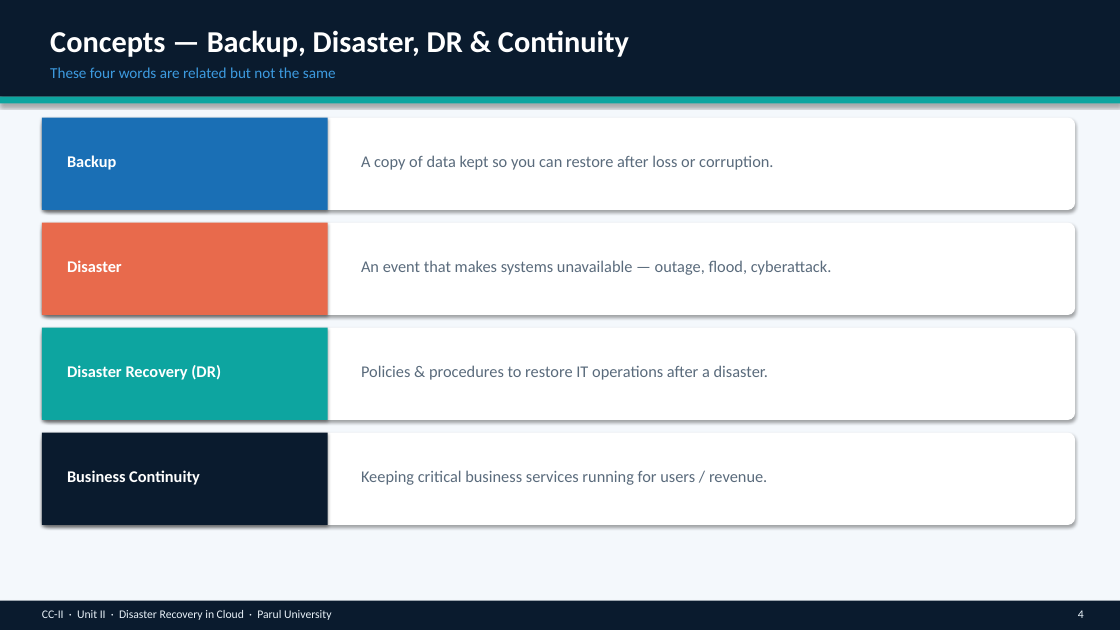
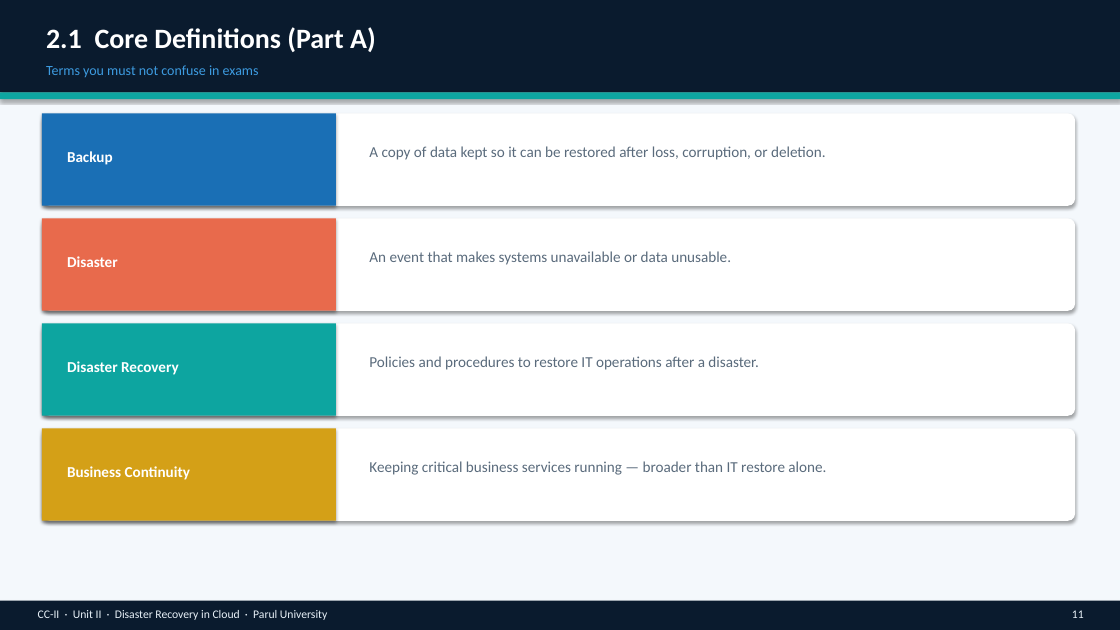
Before and after one commit to professorbhakta/cloud-II, a slide deck: slide 11 of ppt/CC-II-Unit-II-Disaster-Recovery-in-Cloud.pptx (slide 4 before the commit). Drawn at 1120x630 pixels with LibreOffice and Linux fonts; fonts in the diff are those of the drawing. Boxes give left, top, right and bottom in pixels: in the first picture for what was removed or moved away, otherwise in the second. Text is boxed around its words. In the diff, an @@ line names an element or a change of style, - is before the commit and + after.

```diff
--- a/ppt/CC-II-Unit-II-Disaster-Recovery-in-Cloud.pptx
+++ b/ppt/CC-II-Unit-II-Disaster-Recovery-in-Cloud.pptx
@@ rectangle: place and size @@
-rectangle at box(0, 0, 1120, 97)
+rectangle at box(0, 0, 1120, 92)
@@ text at box(46, 27, 376, 52): text changed; size 26 to 24 pt @@
-Concepts — Backup, Disaster, DR & Continuity
+2.1 Core Definitions (Part A)
@@ text at box(46, 65, 259, 77): text changed; size 13 to 12 pt @@
-These four words are related but not the same
+Terms you must not confuse in exams
@@ rectangle: place and size @@
-rectangle at box(42, 118, 328, 210)
+rectangle at box(42, 113, 336, 206)
@@ text at box(369, 146, 826, 160): text changed; size 14 to 13 pt @@
-A copy of data kept so you can restore after loss or corruption.
+A copy of data kept so it can be restored after loss, corruption, or deletion.
@@ rectangle: place and size @@
-rectangle at box(42, 223, 328, 315)
+rectangle at box(42, 218, 336, 311)
@@ text at box(369, 251, 731, 265): text changed; size 14 to 13 pt @@
-An event that makes systems unavailable — outage, flood, cyberattack.
+An event that makes systems unavailable or data unusable.
@@ rectangle: place and size @@
-rectangle at box(42, 328, 328, 420)
+rectangle at box(42, 323, 336, 416)
@@ text at box(369, 356, 758, 370): text changed; size 14 to 13 pt @@
-Policies & procedures to restore IT operations after a disaster.
+Policies and procedures to restore IT operations after a disaster.
@@ text at box(67, 361, 179, 375): text changed; size 14 to 13 pt @@
-Disaster Recovery (DR)
+Disaster Recovery
@@ 4 rounded rectangles, 1 rectangle: place and size @@
-4 rounded rectangles, 1 rectangle at box(0, 97, 1120, 525)
+4 rounded rectangles, 1 rectangle at box(0, 92, 1120, 521)
@@ rectangle: place and size @@
-rectangle at box(42, 433, 328, 525)
+rectangle at box(42, 429, 336, 521)
@@ rectangle at box(42, 429, 336, 521): fill #0A1B2E to #D4A017 @@
@@ size 14 to 13 pt; less space between paragraphs in 3 elements at box(67, 151, 113, 165), box(67, 256, 118, 267), box(67, 466, 190, 480) @@
@@ text at box(369, 461, 826, 475): text changed; size 14 to 13 pt @@
-Keeping critical business services running for users / revenue.
+Keeping critical business services running — broader than IT restore alone.
@@ text "CC-II · Unit II · ..." at box(38, 610, 327, 620): less space between paragraphs @@
@@ text at box(1072, 610, 1084, 618): text changed @@
-4
+11
```
Also in this commit, not shown: 18 other slides changed, 39 slides added, 9 slides removed, 2 other files.
